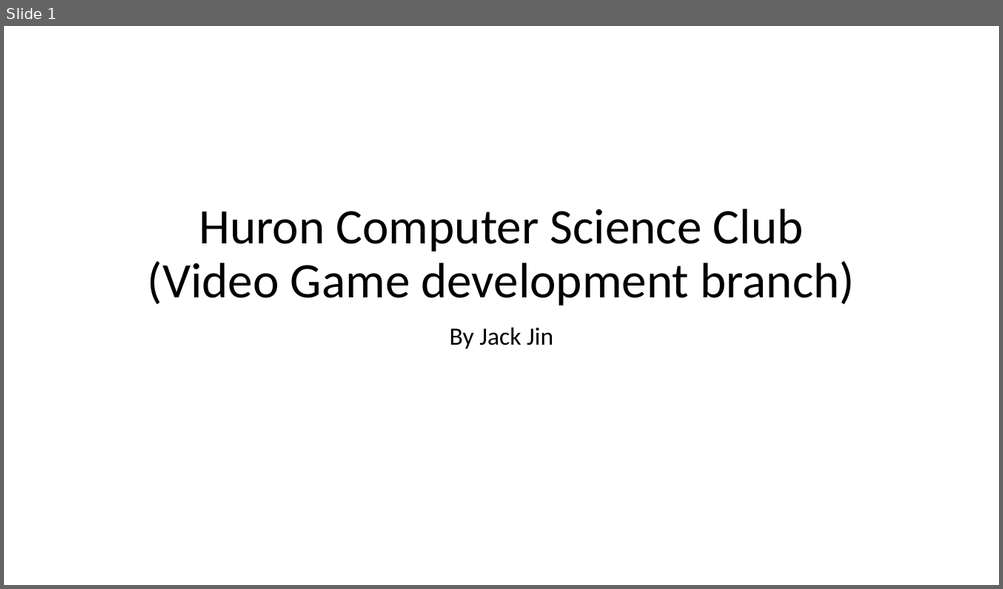
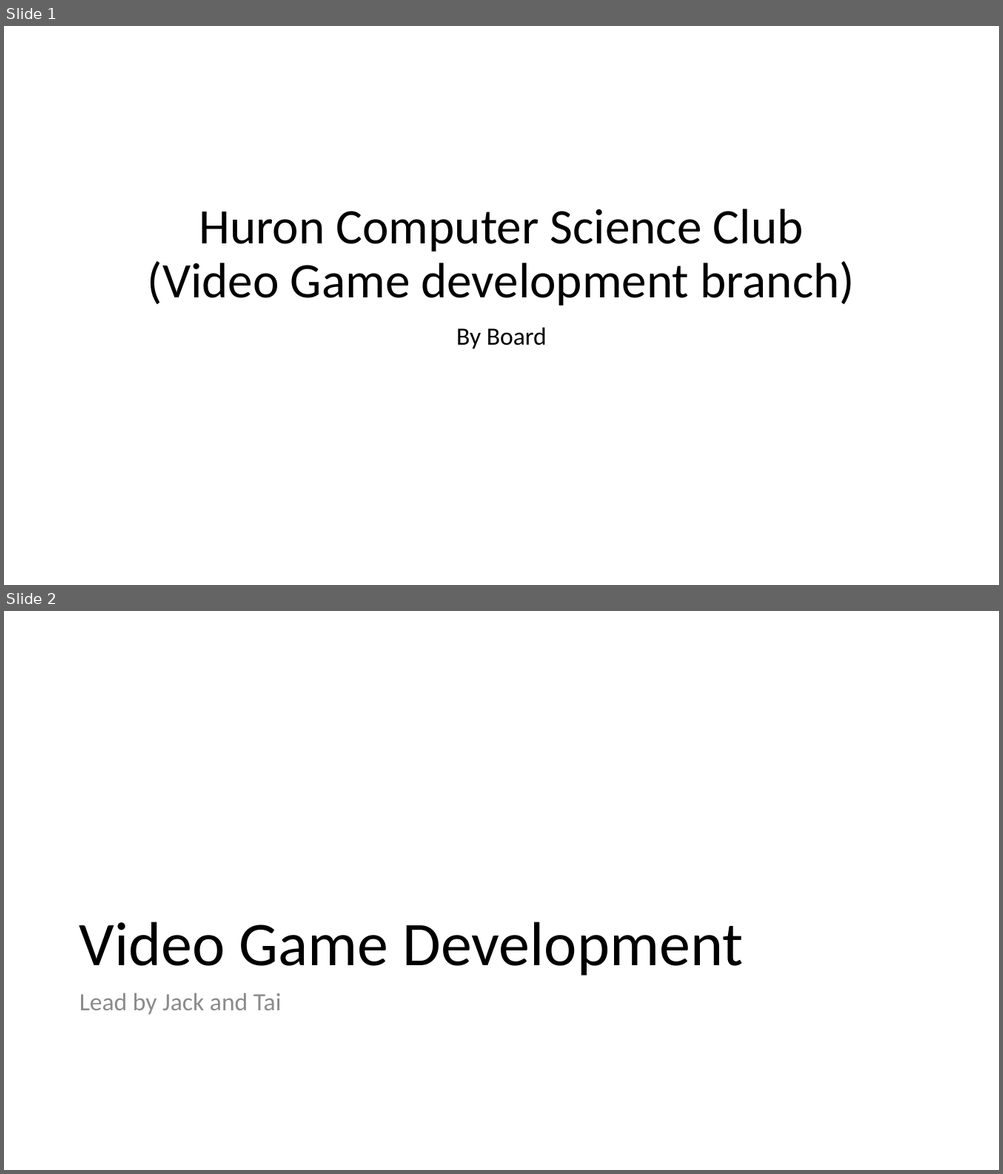
Before and after one commit to Huron-Computer-Science-Club/General_Information, a slide deck: Kick_off_slides.pptx. Shown one above the other, each under a label of ours: slide 1 before the commit, slides 1 and 2 after it. The pictures are 1003x589 and 1003x1174 pixels, drawn with LibreOffice and Linux fonts; fonts in the diff are those of the drawing. Boxes give left, top, right and bottom in pixels: in the first picture for what was removed or moved away, otherwise in the second. Text is boxed around its words. In the diff, an @@ line names an element or a change of style, - is before the commit and + after.

```diff
--- a/Kick_off_slides.pptx
+++ b/Kick_off_slides.pptx
@@ slide 2 added at box(4, 611, 999, 1170), background #FFFFFF @@
@@ title added at box(79, 922, 743, 976), 60 pt, text #000000 @@
+Video Game Development
@@ text added at box(79, 993, 282, 1015), 24 pt, text #8C8C8C @@
+Lead by Jack and Tai
@@ slide 1 changed as well @@
@@ subtitle at box(456, 327, 546, 349): text changed @@
-By Jack Jin
+By Board
```
Also in this commit, not shown: 2 other slides changed, 3 other slides added, 7 other files.
